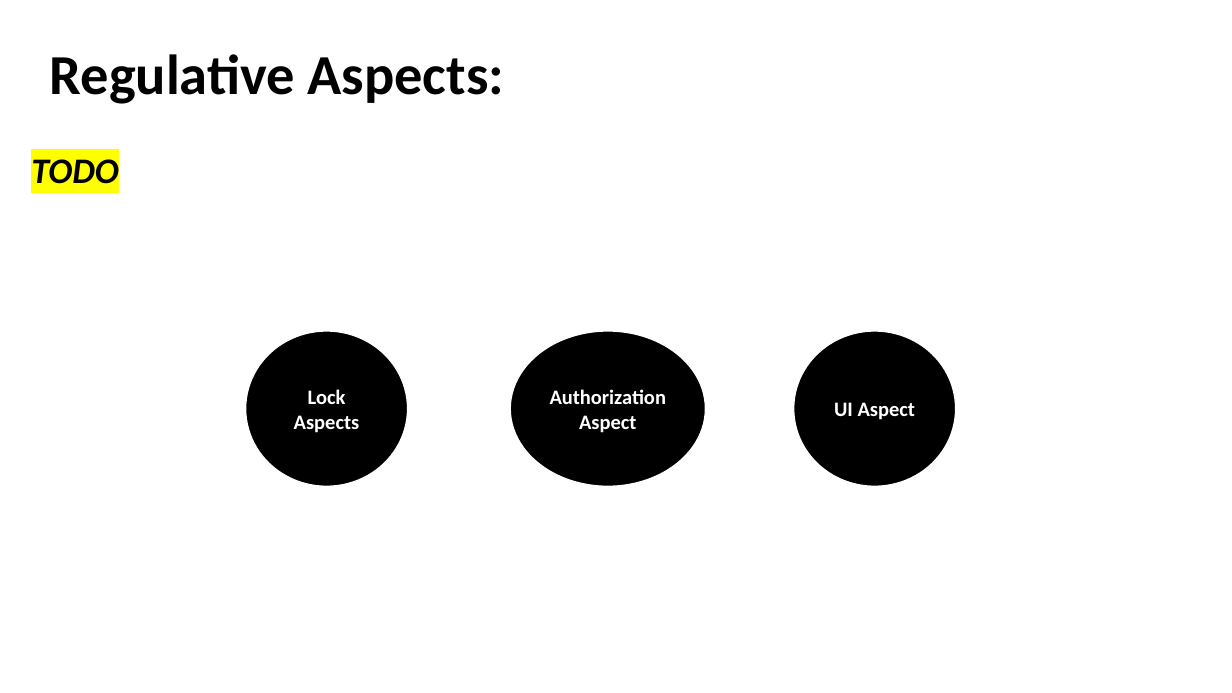
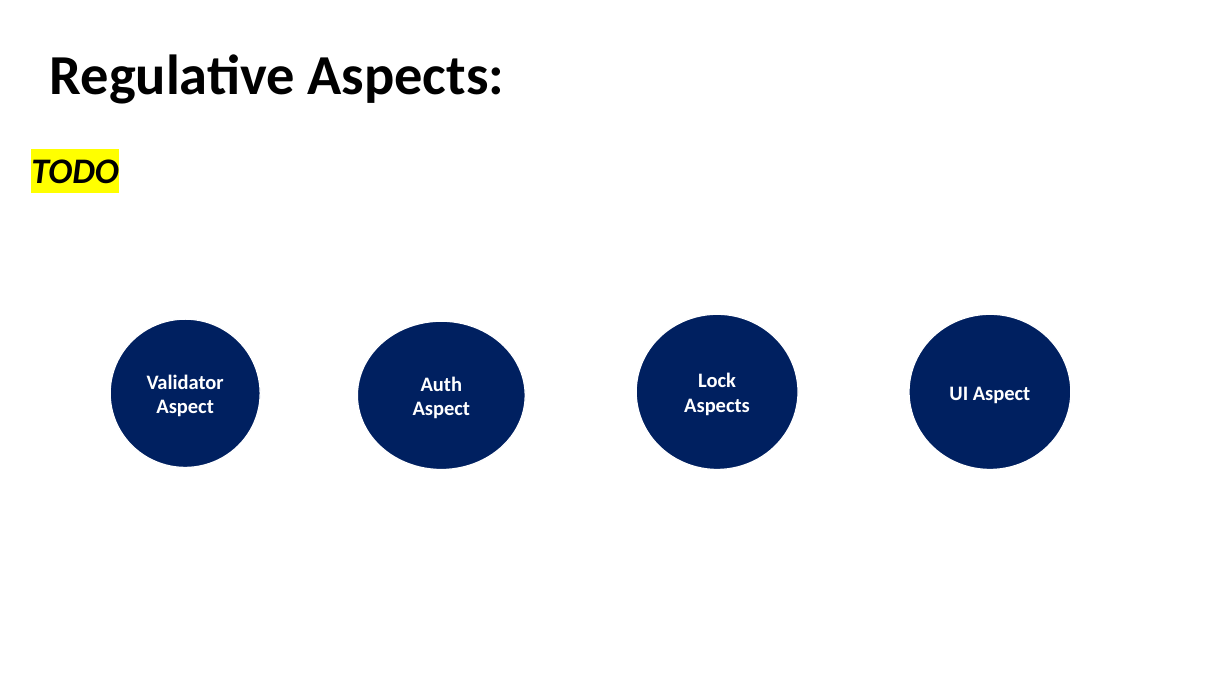
Before and after one commit to akotek/AOP, a slide deck: slide 17 of src/Final Project Presentation.pptx. Drawn at 1232x693 pixels with LibreOffice and Linux fonts; fonts in the diff are those of the drawing. Boxes give left, top, right and bottom in pixels: in the first picture for what was removed or moved away, otherwise in the second. Text is boxed around its words. In the diff, an @@ line names an element or a change of style, - is before the commit and + after.

Commit message:
ValidationAspect impl, naming changes, logger additions

```diff
--- a/src/Final Project Presentation.pptx
+++ b/src/Final Project Presentation.pptx
@@ ellipse added at [110,319,260,468], fill #002060, outline #FFFFFF 1 pt, 16 pt, text #FFFFFF, bold @@
+Validator Aspect
@@ fill #000000 to #002060 in 3 elements at [909,314,1071,470], [637,314,799,470], [358,322,526,470] @@
@@ ellipse "Auth Aspect": place and size @@
-ellipse "Auth Aspect" at [510,331,705,486]
+ellipse "Auth Aspect" at [358,322,526,470]
@@ ellipse "Lock Aspects": place and size @@
-ellipse "Lock Aspects" at [246,331,408,486]
+ellipse "Lock Aspects" at [637,314,799,470]
@@ ellipse "UI Aspect": place and size @@
-ellipse "UI Aspect" at [794,331,956,486]
+ellipse "UI Aspect" at [909,314,1071,470]
@@ text in ellipse at [413,376,470,419]: text changed @@
-Authorization Aspect
+Auth Aspect
```
Also in this commit, not shown: 9 other slides changed, 9 slides added, 3 slides removed, 4 other files.
